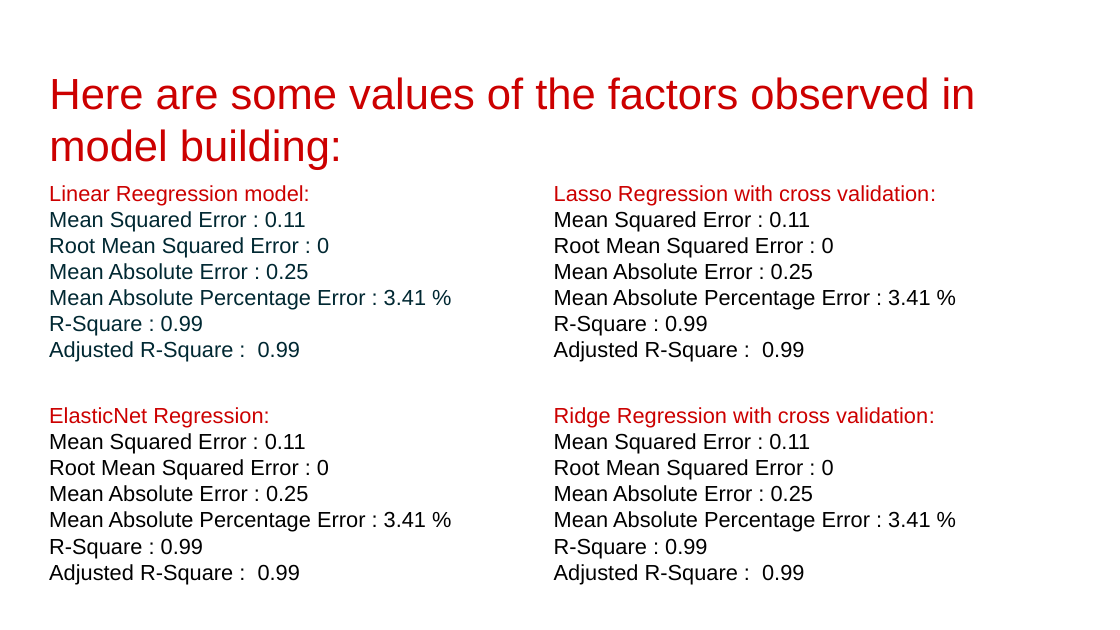
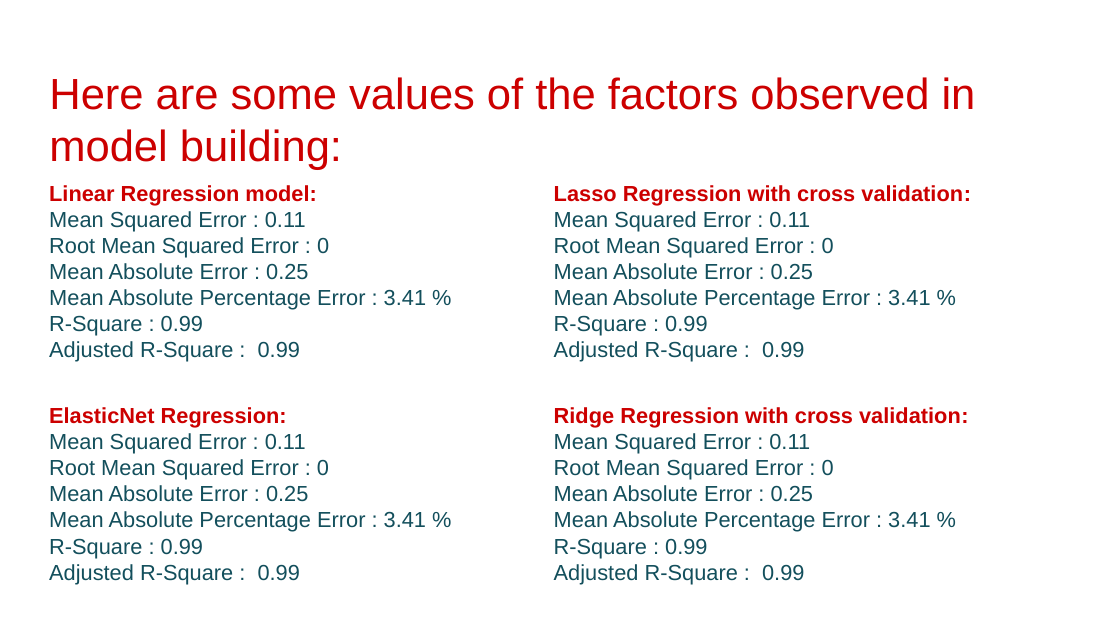
Before and after one commit to hrithikwel8/Rossmann_Sales_Prediction, a slide deck: slide 30 of CapstoneProjectTemplate-210213-230632.pptx. Drawn at 1120x630 pixels with LibreOffice and Linux fonts; fonts in the diff are those of the drawing; background and template pictures are left out. Boxes give left, top, right and bottom in pixels: in the first picture for what was removed or moved away, otherwise in the second. Text is boxed around its words. In the diff, an @@ line names an element or a change of style, - is before the commit and + after.

```diff
--- a/CapstoneProjectTemplate-210213-230632.pptx
+++ b/CapstoneProjectTemplate-210213-230632.pptx
@@ text "Lasso Regression with cross validation:" at (x1=554, y1=185, x2=971, y2=362): bold on in "Lasso Regression with cross validation:"; text colour #000000 to #134F5C in "Mean Squared Error : 0.11", "Root Mean Squared Error : 0", "Mean Absolute Error : 0.25", "Mean Absolute Percentage Error : 3.41 %" and 2 more places @@
@@ text at (x1=49, y1=185, x2=316, y2=205): text changed; bold on @@
-Linear Reegression model:
+Linear Regression model:
@@ text at (x1=49, y1=211, x2=426, y2=362): text colour #002832 to #134F5C in "Mean Squared Error : 0.11 Root Mean ..." @@
@@ text "ElasticNet Regression:" at (x1=49, y1=407, x2=426, y2=585): bold on in "ElasticNet Regression:"; text colour #000000 to #134F5C in "Mean Squared Error : 0.11", "Root Mean Squared Error : 0", "Mean Absolute Error : 0.25", "Mean Absolute Percentage Error : 3.41 %" and 2 more places @@
@@ text "Ridge Regression with cross validation:" at (x1=554, y1=407, x2=969, y2=585): bold on in "Ridge Regression with cross validation:"; text colour #000000 to #134F5C in "Mean Squared Error : 0.11", "Root Mean Squared Error : 0", "Mean Absolute Error : 0.25", "Mean Absolute Percentage Error : 3.41 %" and 2 more places @@
```
Also in this commit, not shown: 10 other slides changed.
